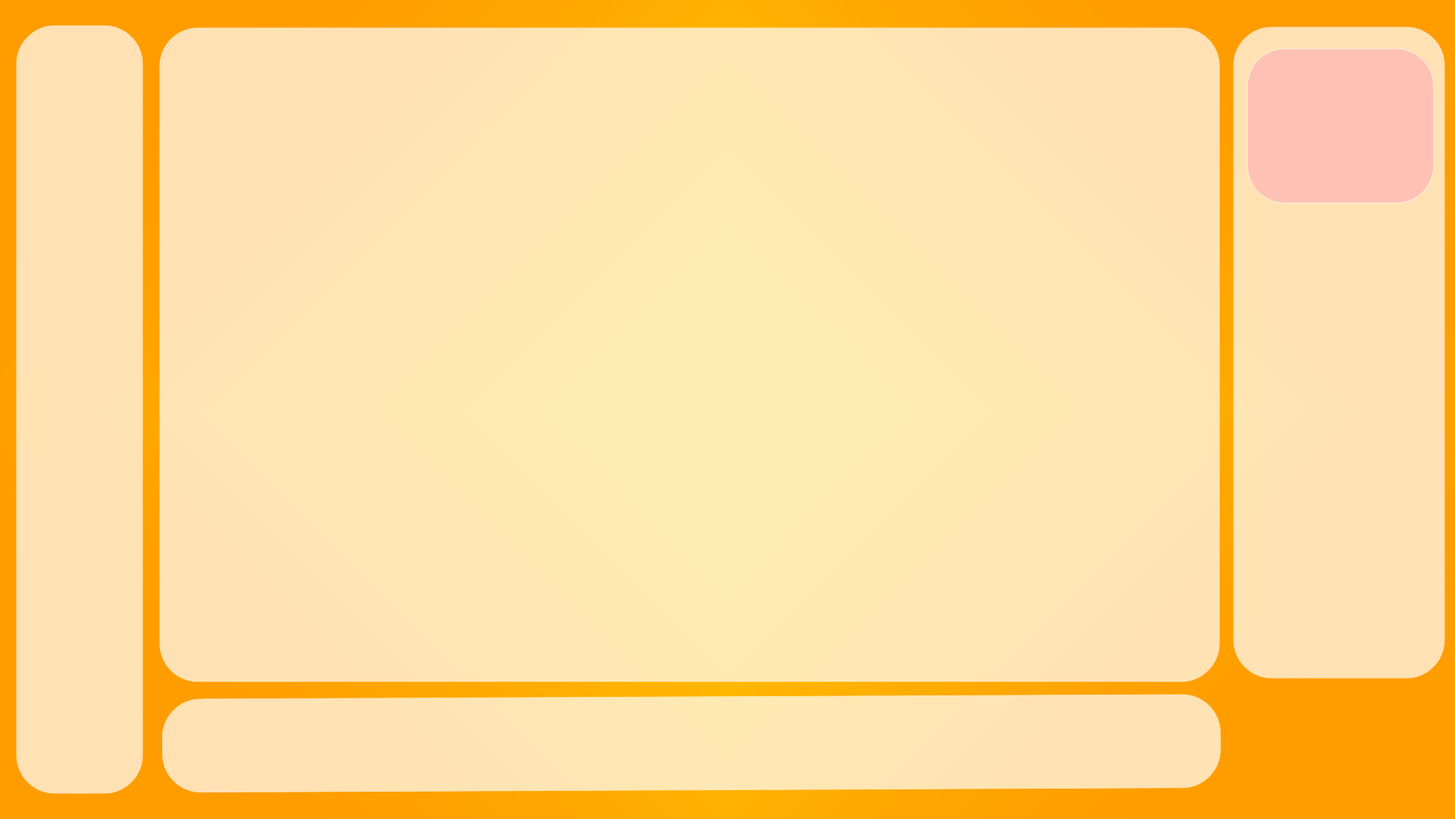
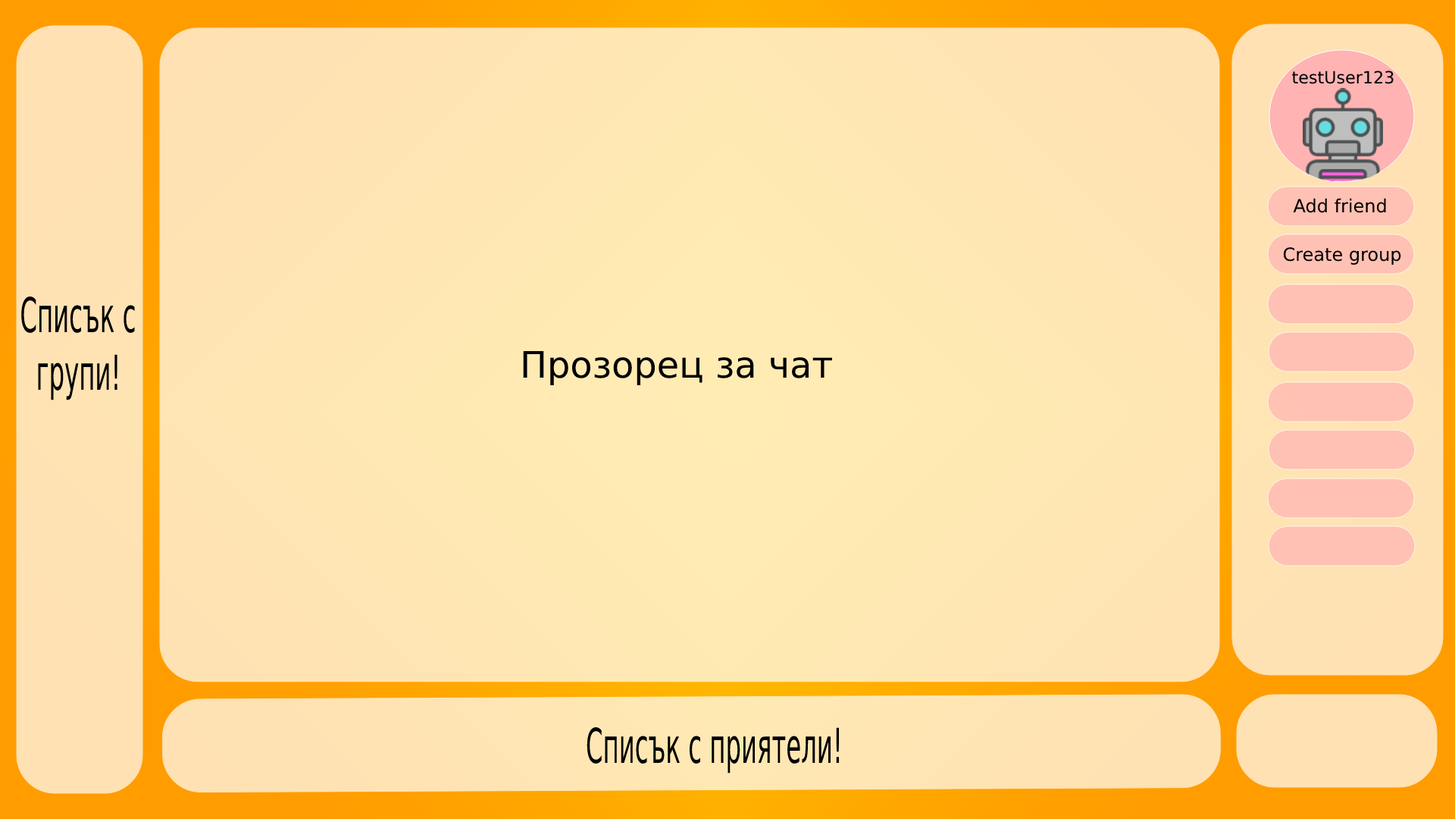
Layer changes from the first w=1455, h=819 image to the second:
added layer "Прозорец за чат" above "Списък с групи!" over [523, 350, 833, 386]
added layer "Списък с групи!" above "Списък с приятели!" over [21, 296, 135, 401]
added layer "Списък с приятели!" above "Форма 1" over [586, 726, 840, 774]
added layer "Add friend text" above "Create group" over [1293, 197, 1387, 213]
added layer "Create group" above "testUser123" over [1283, 247, 1402, 265]
added layer "testUser123" above "Chat window" over [1292, 70, 1394, 85]
added layer "User robot" above "User functionallity window" over [1302, 87, 1384, 182]
